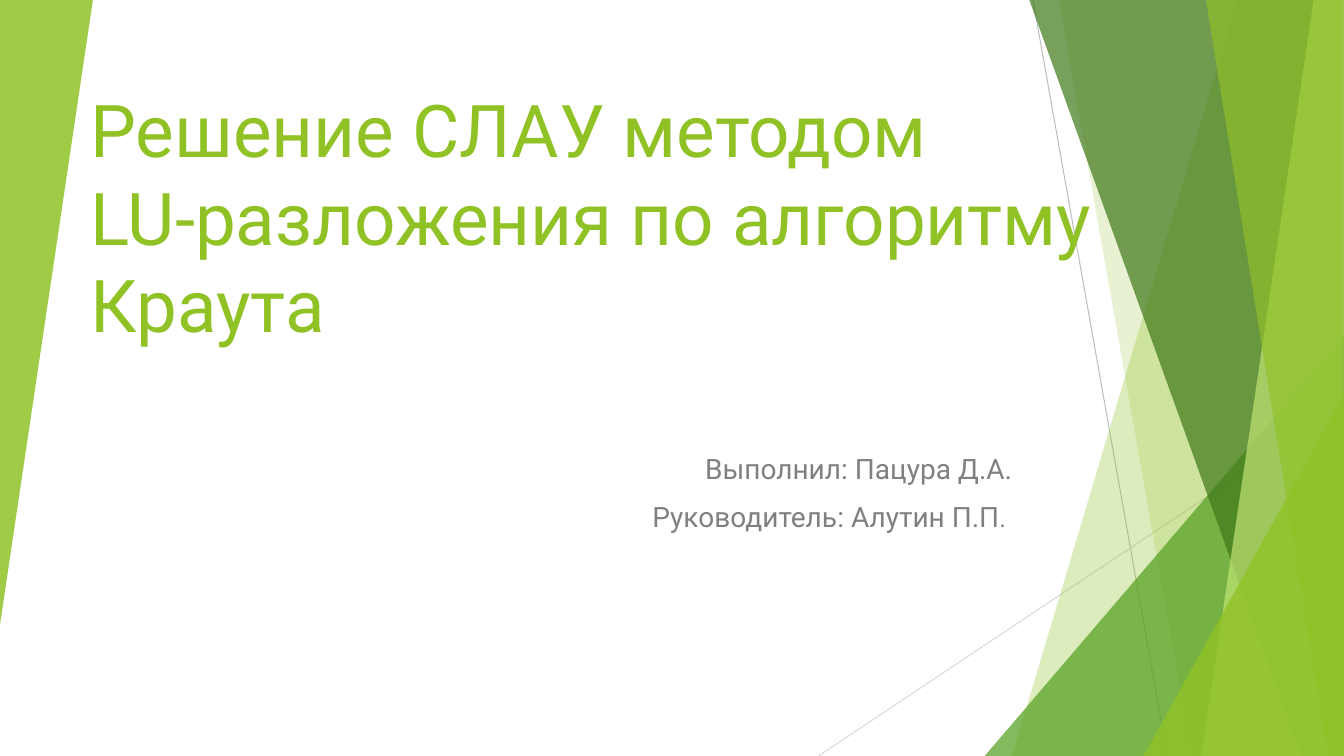
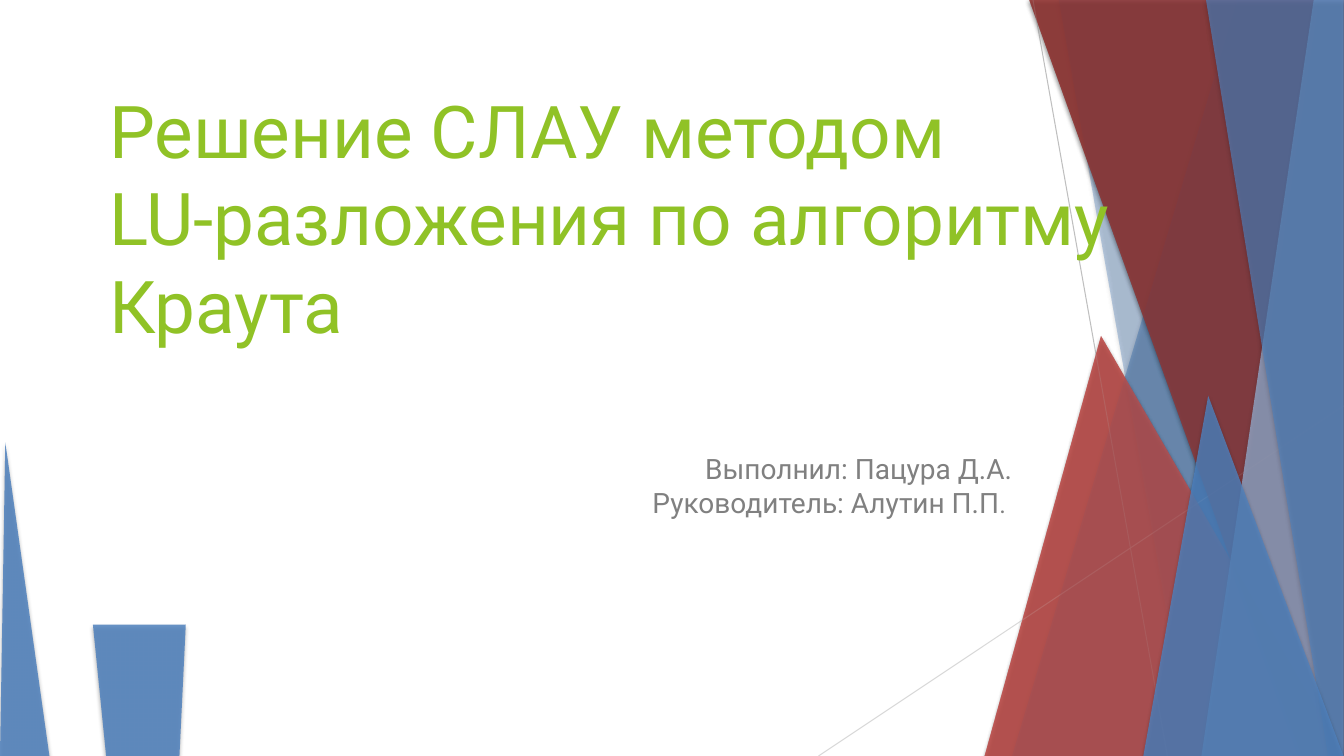
Before and after one commit to ovr/kraut, a slide deck: slide 1 of kraut.pptx. Drawn at 1344x756 pixels with LibreOffice and Linux fonts; fonts in the diff are those of the drawing. Boxes give left, top, right and bottom in pixels: in the first picture for what was removed or moved away, otherwise in the second. Text is boxed around its words. In the diff, an @@ line names an element or a change of style, - is before the commit and + after.

```diff
--- a/kraut.pptx
+++ b/kraut.pptx
@@ triangle removed at (x1=0, y1=0, x2=93, y2=625) @@
@@ freeform shape at (x1=1012, y1=0, x2=1344, y2=756): fill #90C226 at 30% opacity to #4F81BD at 30% opacity; shadow on; outline redrawn @@
@@ freeform shape added at (x1=1012, y1=0, x2=1344, y2=756), fill #4F81BD at 30% opacity @@
@@ freeform shape at (x1=1029, y1=0, x2=1344, y2=756): fill #3F7819 at 70% opacity to #953735 at 70% opacity; shadow on; outline redrawn @@
@@ freeform shape added at (x1=1029, y1=0, x2=1344, y2=756), fill #953735 at 70% opacity @@
@@ line (1033, 0) - (1168, 756): stroke #BFBFBF 0.75 pt to #BFBFBF 0.74 pt @@
@@ freeform shape at (x1=1059, y1=0, x2=1344, y2=756): fill #90C226 at 20% opacity to #4F81BD at 20% opacity; shadow on; outline redrawn @@
@@ freeform shape added at (x1=1059, y1=0, x2=1344, y2=756), fill #4F81BD at 20% opacity @@
@@ freeform shape at (x1=1202, y1=0, x2=1344, y2=756): fill #C0E474 at 70% opacity to #95B3D7 at 70% opacity; shadow on; outline redrawn @@
@@ freeform shape added at (x1=1202, y1=0, x2=1344, y2=756), fill #95B3D7 at 70% opacity @@
@@ freeform shape at (x1=1206, y1=0, x2=1344, y2=756): fill #90C226 at 65% opacity to #4F81BD at 65% opacity; shadow on; outline redrawn @@
@@ freeform shape added at (x1=1206, y1=0, x2=1344, y2=756), fill #4F81BD at 65% opacity @@
@@ text "Решение СЛАУ методом LU-разложения по ..." moved from (x1=91, y1=104, x2=1091, y2=348) to (x1=109, y1=105, x2=1109, y2=349) @@
@@ triangle at (x1=985, y1=336, x2=1344, y2=756): fill #54A021 at 72% opacity to #C0504D at 72% opacity; shadow on; proportions changed @@
@@ triangle added at (x1=985, y1=336, x2=1344, y2=756), fill #C0504D at 72% opacity @@
@@ line (1344, 406) - (819, 756): stroke #D9D9D9 0.75 pt to #D9D9D9 0.74 pt @@
@@ triangle at (x1=1143, y1=396, x2=1344, y2=756): fill #90C226 at 80% opacity to #4F81BD at 80% opacity; shadow on; proportions changed @@
@@ triangle added at (x1=1143, y1=396, x2=1344, y2=756), fill #4F81BD at 80% opacity @@
@@ triangle added at (x1=0, y1=443, x2=49, y2=756), fill #4F81BD at 85% opacity @@
@@ text "Выполнил: Пацура Д.А." at (x1=652, y1=459, x2=1012, y2=519): less space between paragraphs @@
@@ triangle added at (x1=93, y1=625, x2=186, y2=756), fill #4F81BD at 85% opacity @@
```
Also in this commit, not shown: 5 other slides changed, 1 slide added, 3 slides removed, 1 other file.
